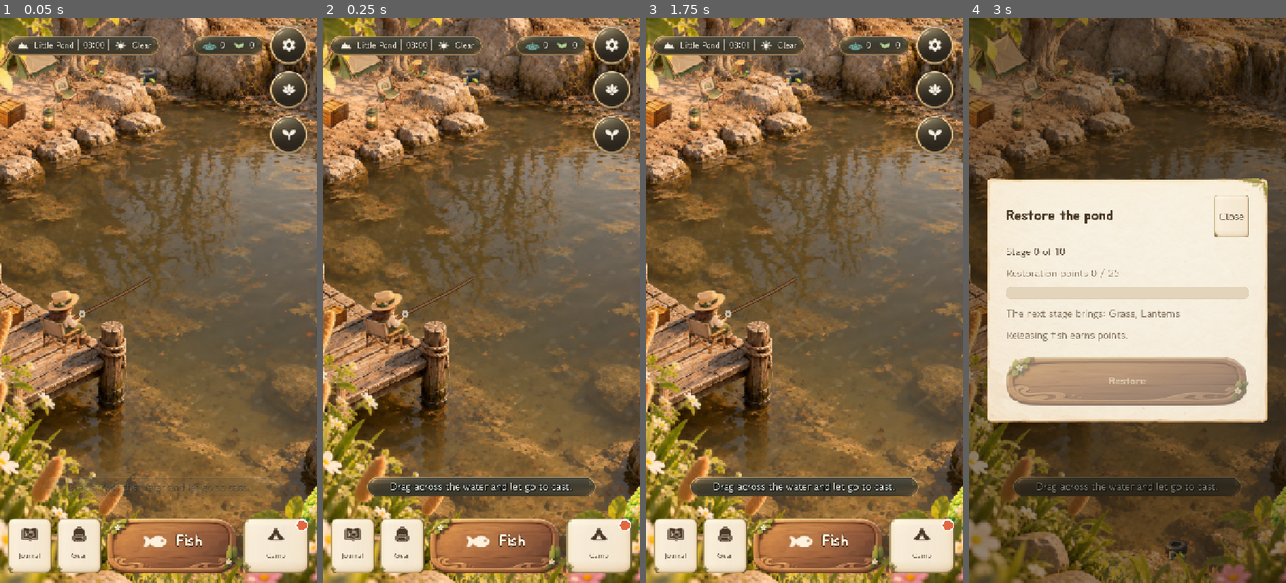
Above: before the commit, frames 1-4 (left to right).
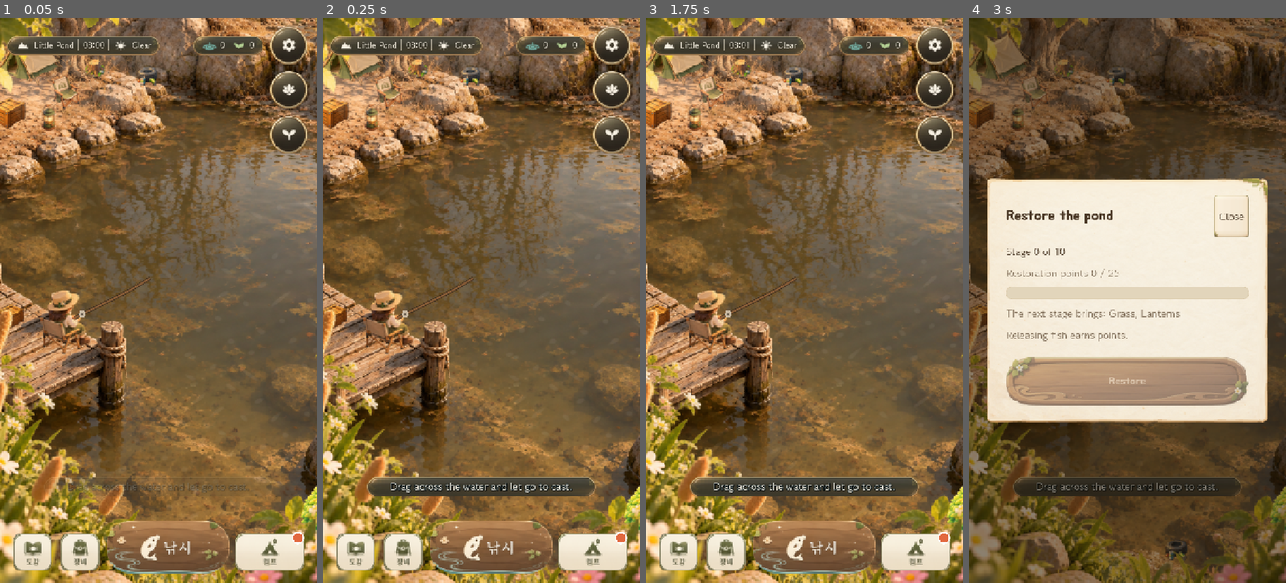
Above: after the commit, the same moments.

Repository: jeiel85/ripple-garden
Game: Godot game, scene res://world/game_root.tscn
The game is run twice, just before and just after one commit, with the same random seed, the same clock (stepped at 60 frames per second) and the same inputs.
Inputs (mouse positions are in pixels of both pictures, inside the frame that each line leads up to):
- Up to frame 1 (0.05 s): no input
- Up to frame 2 (0.25 s): no input
- Up to frame 3 (1.75 s): click (934, 91) at 0.52 s; click "Water-mind" at 1.25 s
- Up to frame 4 (3 s): click (1257, 136) at 2.02 s; tap Enter at 2.75 s; drag from (1127, 300) to (1159, 176) at 2.77 s

The runs differ from the first frame. In frame 1, 5.8% of the frame differs, in the area x 2-98%, y 88-99%; in frame 2, 5.8%; in frame 3, 5.8%; in frame 4, nothing differs.

Commit message:
feat(ui): 하단 메뉴를 목업 조각으로 (D-032) (#53)
* feat(ui): 하단 메뉴를 목업 조각으로 (D-032)

- tools/crop_mockup_nav.py: 목업 01에서 도감·장비·낚시·캠프 버튼을 둥근 사각 마스크로 잘라 godot/art/ui/nav_*.png로
  (캠프 버튼에 박힌 알림 점은 반대편 깨끗한 모서리를 뒤집어 덮음, 알림 점은 게임이 그림)
- HUD: nav_*.png가 있으면 버튼이 그 그림을 쓰고(누름·비활성은 같은 그림을 어둡게) 아이콘·글자는 숨김, 글자는 툴팁으로 유지.
  목업 비율(720/941)로 그리되 터치 영역은 최소 크기 유지, 좁은 화면·큰 UI에서는 한 줄에 들어갈 때까지 그림을 줄임
- 파일이 없으면 예전 모양 그대로(되돌리기 쉬움)
- DECISIONS D-032: D-017의 조각 단위 예외, 유연하게(못 박지 않음)

Co-Authored-By: Claude Opus 5.5 <noreply@anthropic.com>

* fix(ui): 하단 메뉴 그림 버튼의 접근성 이름 유지, 고대비에서는 원래 버튼으로 (Codex 리뷰 #53)

- 알림이 없을 때 툴팁을 비우던 코드 때문에 그림 버튼(글자 없음)이 이름을 잃던 것 → 그림일 때는 버튼 이름을 툴팁으로 둠
- set_nav_pictures(on): 고대비를 켜면 그림 스타일을 걷어 내고 원래 글자·아이콘·크기로 돌려 테마의 굵은 테두리를 받게,
  끄면 다시 그림으로(설정이 바뀔 때 UIController._apply_theme에서 호출)
- 테스트: 알림 없을 때 이름 유지, 고대비 전환·복귀

Co-Authored-By: Claude Opus 5.5 <noreply@anthropic.com>

---------

Co-authored-by: Claude Opus 5.5 <noreply@anthropic.com>

Diff:
--- a/godot/tests/unit/test_game_root.gd
+++ b/godot/tests/unit/test_game_root.gd
@@ -422,3 +422,22 @@
 	root.ui.water_mind.exit()
 	assert_eq(root.ui.current_panel(), root.ui.inspect_panel)
 	_stop(root)
+
+func test_bottom_bar_pictures_keep_names_and_step_aside_in_high_contrast() -> void:
+	var root := _start()
+	var hud: Hud = root.ui.hud
+	for button in [hud.journal_button, hud.gear_button, hud.cta_button, hud.camp_button]:
+		if not ArtLibrary.has("ui", {hud.journal_button: "nav_journal", hud.gear_button: "nav_gear", hud.cta_button: "nav_cast", hud.camp_button: "nav_camp"}[button]):
+			continue
+		assert_true(button.text.is_empty() and button.has_theme_stylebox_override("normal"), "the mockup picture is shown")
+	hud.set_journal_notice(false)
+	hud.set_camp_notice(false)
+	assert_false(hud.journal_button.tooltip_text.is_empty(), "a picture button keeps its name without a notice")
+	assert_false(hud.camp_button.tooltip_text.is_empty())
+	GameState.set_setting("high_contrast_meter", true)
+	for button in [hud.journal_button, hud.gear_button, hud.camp_button]:
+		assert_false(button.text.is_empty(), "High Contrast gives the word back")
+		assert_false(button.has_theme_stylebox_override("normal"), "High Contrast uses the theme's strong boxes")
+	GameState.set_setting("high_contrast_meter", false)
+	assert_true(hud.journal_button.text.is_empty(), "the picture comes back")
+	_stop(root)
--- a/godot/ui/hud.gd
+++ b/godot/ui/hud.gd
@@ -208,6 +208,96 @@
 ## The bottom bar's side buttons (journal, gear, camp): a touch target, icon over a small caption.
 const NAV_SIDE_PX := 100.0
 const NAV_HEIGHT_PX := 104.0
+
+## Bottom-bar buttons drawn as pictures cut from the mockup (`ui/nav_*.png`, Korean words baked in):
+## button -> its picture. A button without a picture keeps its icon and label.
+var _nav_art: Dictionary = {}
+## Button -> its own text, icon, size and size flags, given back when the pictures are turned off.
+var _nav_plain: Dictionary = {}
+var _nav_pictures_on := false
+var _cta_content: Control
+## Design px per mockup px (720 / 941).
+const MOCKUP_SCALE := 720.0 / 941.0
+
+## Makes `button` show `picture` instead of its own box, icon and text. The word stays as its tooltip
+## (accessibility name); pressed and disabled are the same picture, darker.
+func _use_nav_picture(button: Button, picture: Texture2D) -> void:
+	button.text = ""
+	button.icon = null
+	for state in ["normal", "hover", "pressed", "disabled"]:
+		var style := StyleBoxTexture.new()
+		style.texture = picture
+		style.modulate_color = UiTheme.FRAME_TINTS[state]
+		button.add_theme_stylebox_override(state, style)
+
+## Turns the bottom bar's pictures on or off. Off (High Contrast) gives the buttons back their theme box,
+## icon and word, so they get the same strong borders and colours as the rest of the High Contrast UI.
+func set_nav_pictures(on: bool) -> void:
+	_nav_pictures_on = on and not _nav_art.is_empty()
+	for button in _nav_art:
+		var plain: Dictionary = _nav_plain[button]
+		if _nav_pictures_on:
+			_use_nav_picture(button, _nav_art[button])
+		else:
+			button.text = plain["text"]
+			button.icon = plain["icon"]
+			for state in ["normal", "hover", "pressed", "disabled"]:
+				button.remove_theme_stylebox_override(state)
+			button.custom_minimum_size = plain["size"]
+			button.size_flags_horizontal = plain["h_flags"]
+			button.size_flags_vertical = plain["v_flags"]
+	if _nav_art.has(cta_button):
+		_cta_content.visible = not _nav_pictures_on  # "낚시" and the fish are part of the picture
+		cta_button.size_flags_horizontal = Control.SIZE_SHRINK_CENTER if _nav_pictures_on else _nav_plain[cta_button]["h_flags"]
+	_refresh_nav_names()
+
+## A picture button has no text of its own, so its word is its tooltip (the accessibility name) unless a
+## notice says more.
+func _refresh_nav_names() -> void:
+	for button in _nav_art:
+		if _nav_pictures_on and button.tooltip_text.is_empty():
+			button.tooltip_text = _nav_plain[button]["text"]
+
+## The word a bottom-bar button's tooltip falls back to when there is no notice: its name while it is a
+## picture (it shows no text), nothing otherwise (its text already says it).
+func _nav_name(button: Button) -> String:
+	return _nav_plain[button]["text"] if _nav_pictures_on and _nav_art.has(button) else ""
+
+## Picture buttons at the mockup's scale (the mockup is 941 px wide, the design 720), shrunk if the row
+## would not fit `width`. A picture smaller than a touch target sits in the middle of a touch-target-sized
+## button (D-018: small pictures, full-size touch areas).
+func _layout_nav_pictures(touch_min: float, width: float) -> void:
+	if _nav_art.is_empty():
+		return
+	var scale := MOCKUP_SCALE * touch_min / UiTheme.TOUCH_MIN_PX
+	var room := width - 2.0 * 16.0 - 12.0 * 3.0
+	var others := 0.0  # buttons without a picture keep their own width
+	for button in [journal_button, gear_button, cta_button, camp_button]:
+		if not _nav_art.has(button):
+			others += button.custom_minimum_size.x
+	# Shrink until the buttons (each at least a touch target) fit beside each other.
+	var row_width := func(at: float) -> float:
+		var total := others
+		for button in _nav_art:
+			total += maxf((_nav_art[button] as Texture2D).get_width() * at, touch_min)
+		return total
+	while scale > 0.2 and row_width.call(scale) > room:
+		scale *= 0.97
+	for button in _nav_art:
+		# Bottoms in line as in the mockup; the picture is not stretched to the row's height.
+		button.size_flags_vertical = Control.SIZE_SHRINK_END
+		var picture: Texture2D = _nav_art[button]
+		var drawn := picture.get_size() * scale
+		var box := Vector2(maxf(drawn.x, touch_min), maxf(drawn.y, touch_min))
+		button.custom_minimum_size = box
+		var inset := (box - drawn) * 0.5
+		for state in ["normal", "hover", "pressed", "disabled"]:
+			var style := button.get_theme_stylebox(state) as StyleBoxTexture
+			if style != null:
+				style.expand_margin_left = -inset.x
+				style.expand_margin_right = -inset.x
+				style.expand_margin_top = -inset.y
+				style.expand_margin_bottom = -inset.y
 
 func _build_bottom() -> Control:
 	var row := UiKit.hbox(12)
@@ -243,6 +333,17 @@
 		UiKit.text_size(button, "caption")
 	camp_button.custom_minimum_size.x = NAV_SIDE_PX * 1.5
 	cta_button.custom_minimum_size.y = NAV_HEIGHT_PX
+	_nav_art = {}
+	_nav_plain = {}
+	_cta_content = cta_content
+	for entry in [[journal_button, "nav_journal"], [gear_button, "nav_gear"], [cta_button, "nav_cast"], [camp_button, "nav_camp"]]:
+		var button: Button = entry[0]
+		var picture := ArtLibrary.texture("ui", entry[1])
+		if picture != null:
+			_nav_art[button] = picture
+			_nav_plain[button] = {"text": button.text, "icon": button.icon, "size": button.custom_minimum_size,
+				"h_flags": button.size_flags_horizontal, "v_flags": button.size_flags_vertical}
+	set_nav_pictures(GameState.get_setting("high_contrast_meter") != true)
 	journal_dot = UiKit.notice_dot(journal_button)
 	camp_dot = UiKit.notice_dot(camp_button)
 	row.add_child(journal_button)
@@ -378,12 +479,12 @@
 ## Something new to look at in the camp (a decoration that became available).
 func set_camp_notice(has_news: bool) -> void:
 	camp_dot.visible = has_news
-	camp_button.tooltip_text = tr("ui.notice.camp_new") if has_news else ""
+	camp_button.tooltip_text = tr("ui.notice.camp_new") if has_news else _nav_name(camp_button)
 
 ## Something new waits in the journal (a species met but not looked at yet).
 func set_journal_notice(has_new: bool) -> void:
 	journal_dot.visible = has_new
-	journal_button.tooltip_text = tr("ui.notice.journal_new") if has_new else ""
+	journal_button.tooltip_text = tr("ui.notice.journal_new") if has_new else _nav_name(journal_button)
 
 ## Applies safe-area insets and the minimum touch size (design pixels), and drops optional words from
 ## the top bar when the screen is too narrow for them (the icons stay; they also carry tooltips).
@@ -394,6 +495,8 @@
 	for button in [settings_button, water_mind_button, restore_button]:
 		button.custom_minimum_size = Vector2(touch_min, touch_min)
 	cta_button.custom_minimum_size.y = touch_min * 1.3
+	if _nav_pictures_on:
+		_layout_nav_pictures(touch_min, get_viewport_rect().size.x if is_inside_tree() else 720.0)
 	action_button.custom_minimum_size = Vector2.ONE * touch_min * 1.75
 	fit_top_bar(get_viewport_rect().size.x if is_inside_tree() else 720.0)
 
--- a/godot/ui/ui_controller.gd
+++ b/godot/ui/ui_controller.gd
@@ -610,6 +610,7 @@
 		GameState.get_setting("large_ui") == true,
 		GameState.get_setting("high_contrast_meter") == true)
 	fight_meter.configure(fight_meter.band_min, fight_meter.band_max, GameState.get_setting("high_contrast_meter") == true)
+	hud.set_nav_pictures(GameState.get_setting("high_contrast_meter") != true)  # High Contrast keeps the plain buttons
 	_apply_motion()
 	_apply_layout()
 
Binary file added: godot/art/ui/nav_camp.png
Not shown, added: godot/art/ui/nav_camp.png.import
Binary file added: godot/art/ui/nav_cast.png
Not shown, added: godot/art/ui/nav_cast.png.import
Binary file added: godot/art/ui/nav_gear.png
Not shown, added: godot/art/ui/nav_gear.png.import
Binary file added: godot/art/ui/nav_journal.png
Not shown, added: godot/art/ui/nav_journal.png.import
Not shown, changed: DECISIONS.md
Not shown, added: tools/crop_mockup_nav.py
